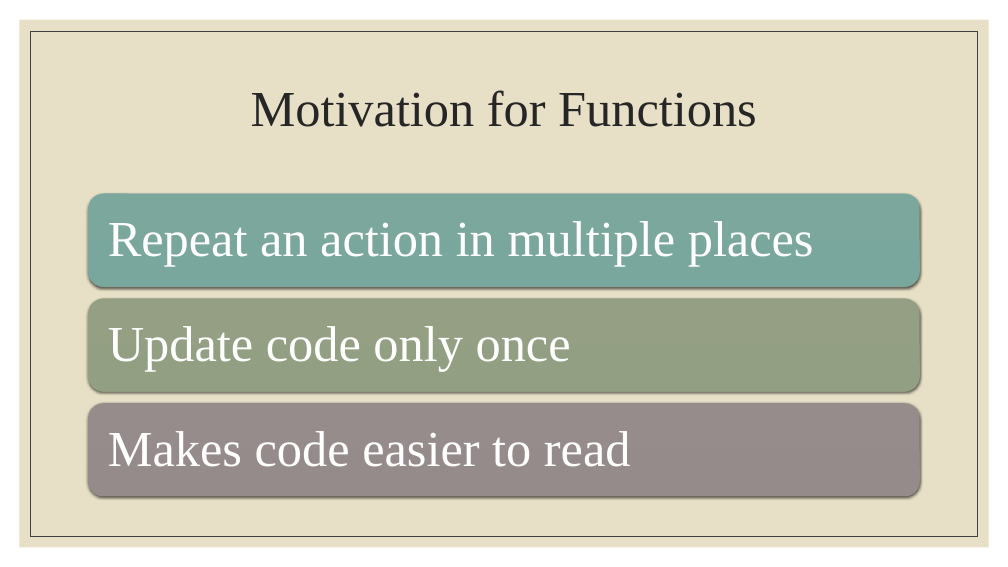
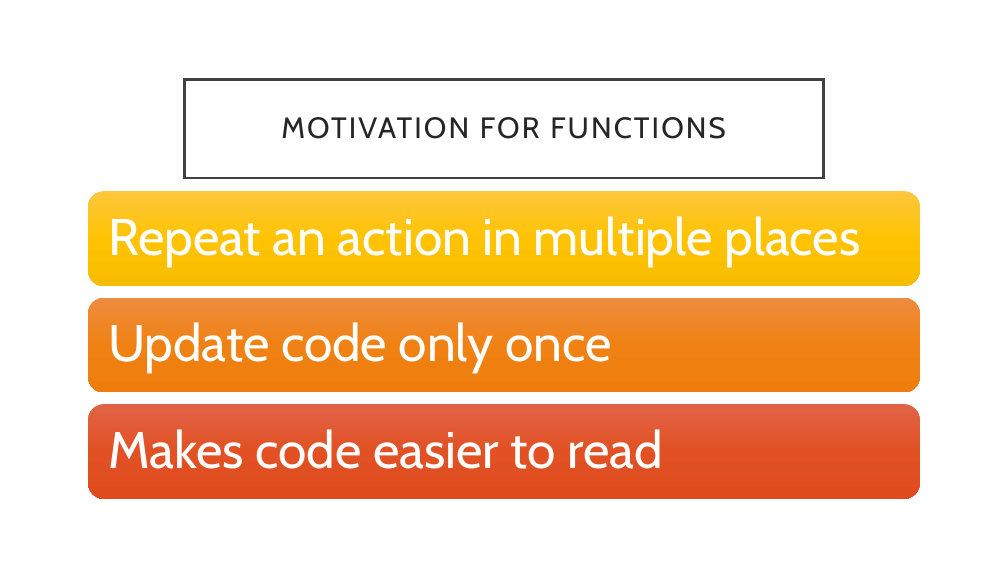
Before and after one commit to rsera/Junior-Knights, a slide deck: slide 11 of Python Day 8 Functions.pptx (slide 9 before the commit). Drawn at 1008x567 pixels with LibreOffice and Linux fonts; fonts in the diff are those of the drawing. Boxes give left, top, right and bottom in pixels: in the first picture for what was removed or moved away, otherwise in the second. Text is boxed around its words. In the diff, an @@ line names an element or a change of style, - is before the commit and + after.

```diff
--- a/Python Day 8 Functions.pptx
+++ b/Python Day 8 Functions.pptx
@@ rectangle removed at box(20, 20, 989, 547) @@
@@ rectangle removed at box(31, 31, 978, 536) @@
@@ title "MOTIVATION FOR FUNCTIONS": place and size @@
-title "MOTIVATION FOR FUNCTIONS" at box(251, 90, 757, 127)
+title "MOTIVATION FOR FUNCTIONS" at box(185, 79, 823, 178)
@@ title "MOTIVATION FOR FUNCTIONS" at box(185, 79, 823, 178): fill none to #FFFFFF; outline none to #404040 2.5 pt @@
@@ title at box(281, 117, 726, 139): text changed; size 48 to 28 pt; font Times New Roman to Cabin @@
-Motivation for Functions
+MOTIVATION FOR FUNCTIONS
@@ rounded rectangle at box(88, 191, 920, 286): fill gradient #7BA79D to #79A79D to #79A79C to gradient #FEC73E to #FFC405 to #F9BE00; shadow off @@
@@ rounded rectangle at box(88, 298, 920, 392): fill gradient #949F83 to #949E82 to #939E82 to gradient #EF8C40 to #F28313 to #EF7D0B; shadow off @@
@@ rounded rectangle at box(88, 404, 920, 498): fill gradient #968C8C to #968B8B to #958B8B to gradient #E16346 to #E25224 to #DF4B1D; shadow off @@
@@ size 48 to 49 pt, font Times New Roman to Cabin in 3 elements at box(108, 322, 611, 373), box(108, 216, 860, 267), box(108, 429, 663, 469) @@
```
Also in this commit, not shown: 19 other slides changed, 2 slides added, 13 other files.
